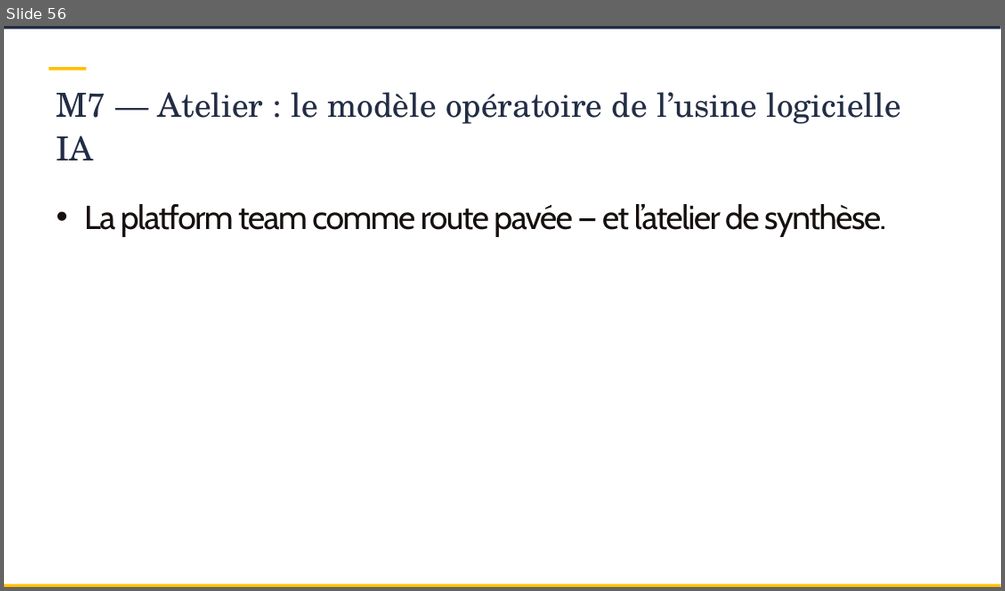
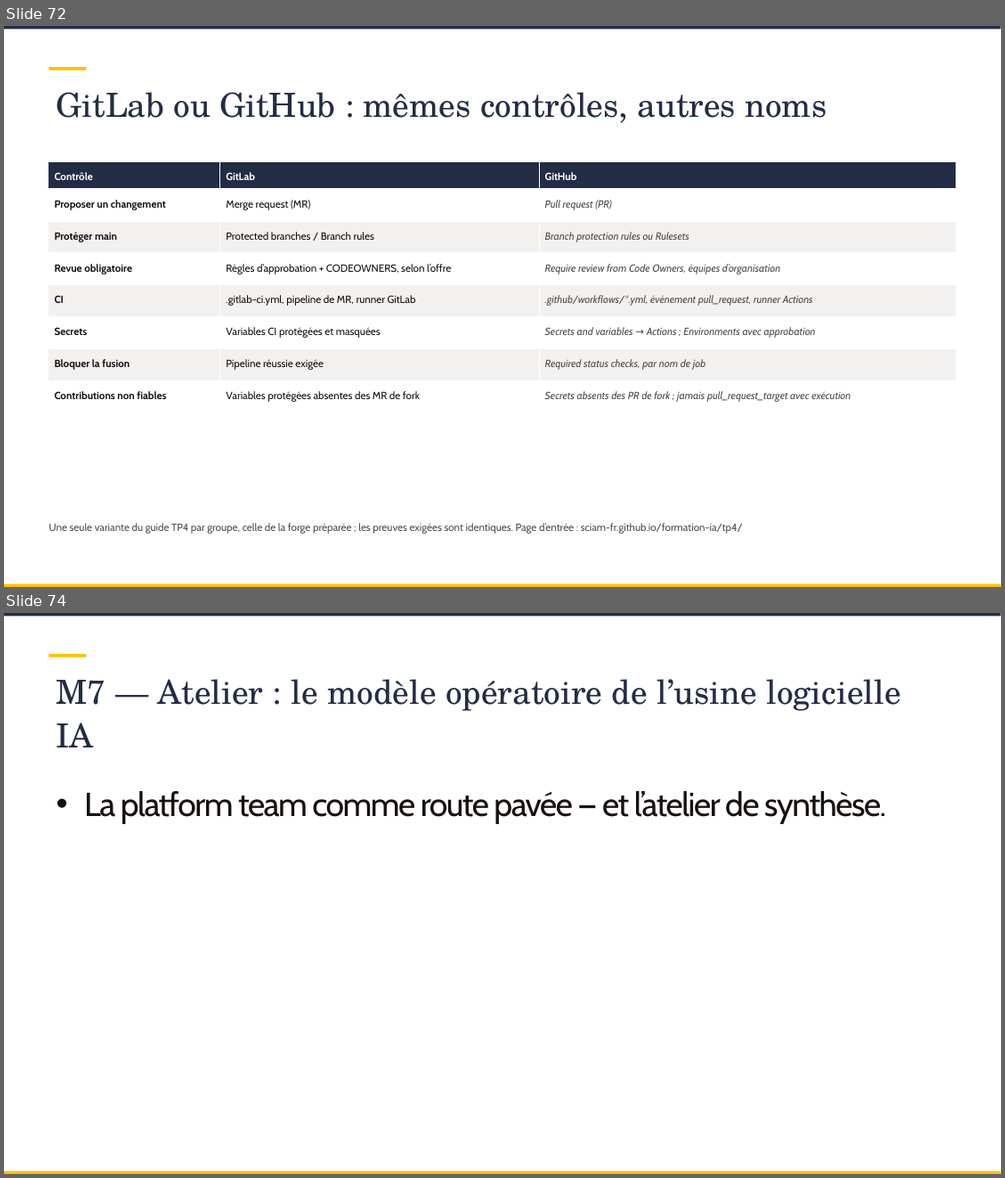
Before and after one commit to SCIAM-FR/formation-ia, a slide deck: slides/Support_formation_SCIAM.pptx. Shown one above the other, each under a label of ours: slide 56 before the commit, slides 72 and 74 after it; the slides between them are not shown. The pictures are 1005x591 and 1005x1178 pixels, drawn with LibreOffice and Linux fonts; fonts in the diff are those of the drawing; background and template pictures are left out. Boxes give left, top, right and bottom in pixels: in the first picture for what was removed or moved away, otherwise in the second. Text is boxed around its words. In the diff, an @@ line names an element or a change of style, - is before the commit and + after.

```diff
--- a/slides/Support_formation_SCIAM.pptx
+++ b/slides/Support_formation_SCIAM.pptx
@@ slide 72 added at (4, 26, 1001, 587), background picture (left out); not listed: 3 template elements that a slide beside it also shows @@
@@ title added at (57, 92, 827, 123), 32 pt, text #222D45 @@
+GitLab ou GitHub : mêmes contrôles, autres noms
@@ table added at (48, 161, 956, 476), 8 rows, 3 columns @@
+Contrôle | GitLab | GitHub
+Proposer un changement | Merge request (MR) | Pull request (PR)
+Protéger main | Protected branches / Branch rules | Branch protection rules ou Rulesets
+Revue obligatoire | Règles d’approbation + CODEOWNERS, selon l’offre | Require review from Code Owners, équipes d’organisation
+CI | .gitlab-ci.yml, pipeline de MR, runner GitLab | .github/workflows/*.yml, événement pull_request, runner Actions
+Secrets | Variables CI protégées et masquées | Secrets and variables → Actions ; Environments avec approbation
+Bloquer la fusion | Pipeline réussie exigée | Required status checks, par nom de job
+Contributions non fiables | Variables protégées absentes des MR de fork | Secrets absents des PR de fork ; jamais pull_request_target avec exécution
@@ text added at (48, 523, 743, 533), 10 pt, text #504C49 @@
+Une seule variante du guide TP4 par groupe, celle de la forge préparée ; les preuves exigées sont identiques. Page d’entrée : sciam-fr.github.io/formation-ia/tp4/
@@ what was slide 56 is now slide 74 @@
```
Also in this commit, not shown: 22 slides changed, 17 other slides added, 26 other files.
